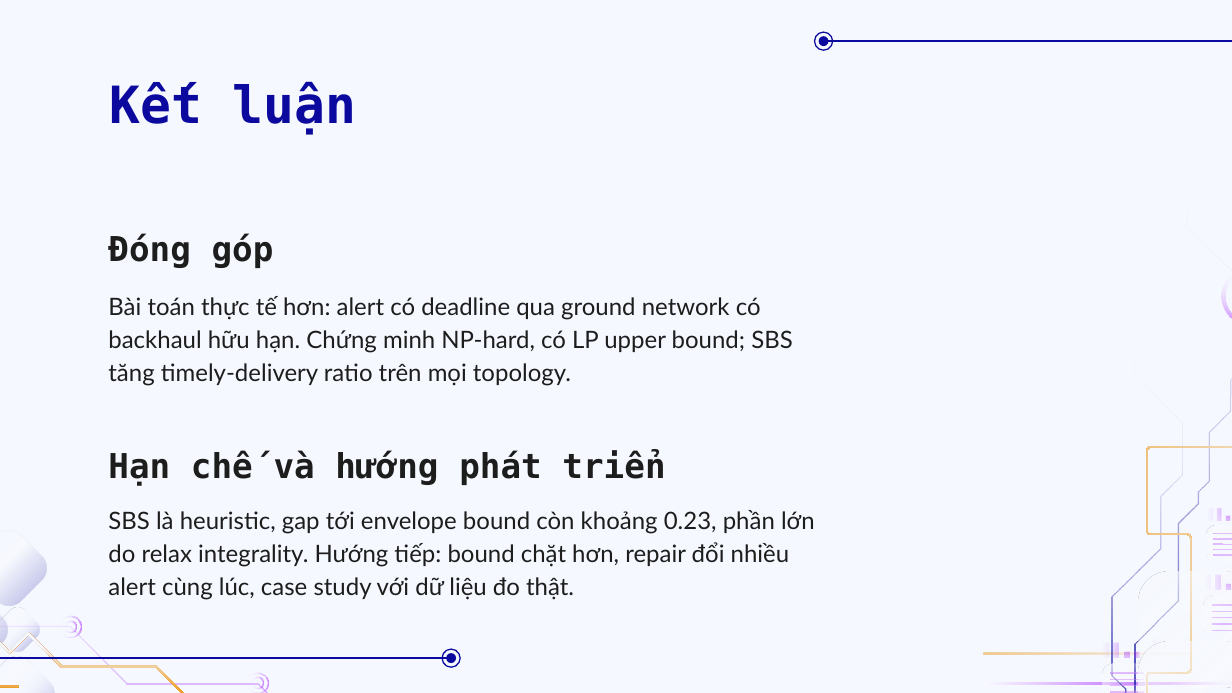
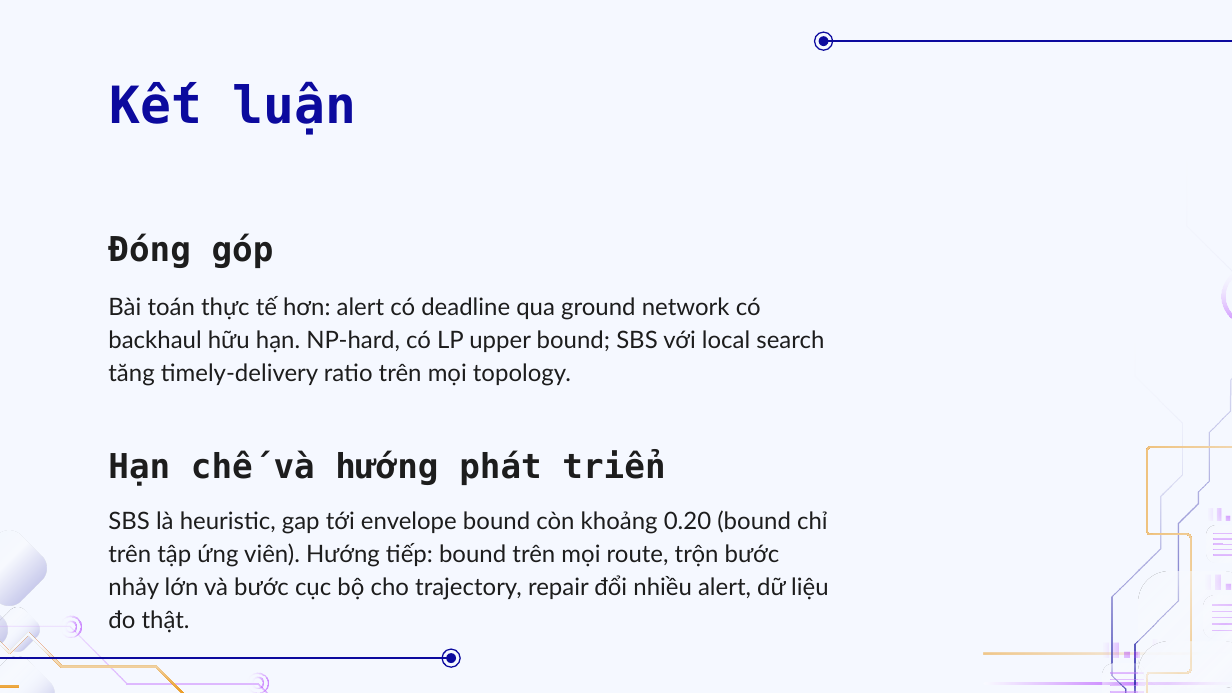
Before and after one commit to doanan293/hust-algorithms-design-analysis, a slide deck: slide 22 of docs/presentation/uav-alert-delivery.pptx (slide 21 before the commit). Drawn at 1232x693 pixels with LibreOffice and Linux fonts; fonts in the diff are those of the drawing; background and template pictures are left out. Boxes give left, top, right and bottom in pixels: in the first picture for what was removed or moved away, otherwise in the second. Text is boxed around its words. In the diff, an @@ line names an element or a change of style, - is before the commit and + after.

Commit message:
docs: update the slides for the local search blocks

```diff
--- a/docs/presentation/uav-alert-delivery.pptx
+++ b/docs/presentation/uav-alert-delivery.pptx
@@ subtitle at bbox=[108, 296, 824, 386]: text changed @@
-Bài toán thực tế hơn: alert có deadline qua ground network có backhaul hữu hạn. Chứng minh NP-hard, có LP upper bound; SBS tăng timely-delivery ratio trên mọi topology.
+Bài toán thực tế hơn: alert có deadline qua ground network có backhaul hữu hạn. NP-hard, có LP upper bound; SBS với local search tăng timely-delivery ratio trên mọi topology.
@@ subtitle at bbox=[108, 510, 828, 600]: text changed @@
-SBS là heuristic, gap tới envelope bound còn khoảng 0.23, phần lớn do relax integrality. Hướng tiếp: bound chặt hơn, repair đổi nhiều alert cùng lúc, case study với dữ liệu đo thật.
+SBS là heuristic, gap tới envelope bound còn khoảng 0.20 (bound chỉ trên tập ứng viên). Hướng tiếp: bound trên mọi route, trộn bước nhảy lớn và bước cục bộ cho trajectory, repair đổi nhiều alert, dữ liệu đo thật.
```
Also in this commit, not shown: 6 other slides changed, 1 slide added.
